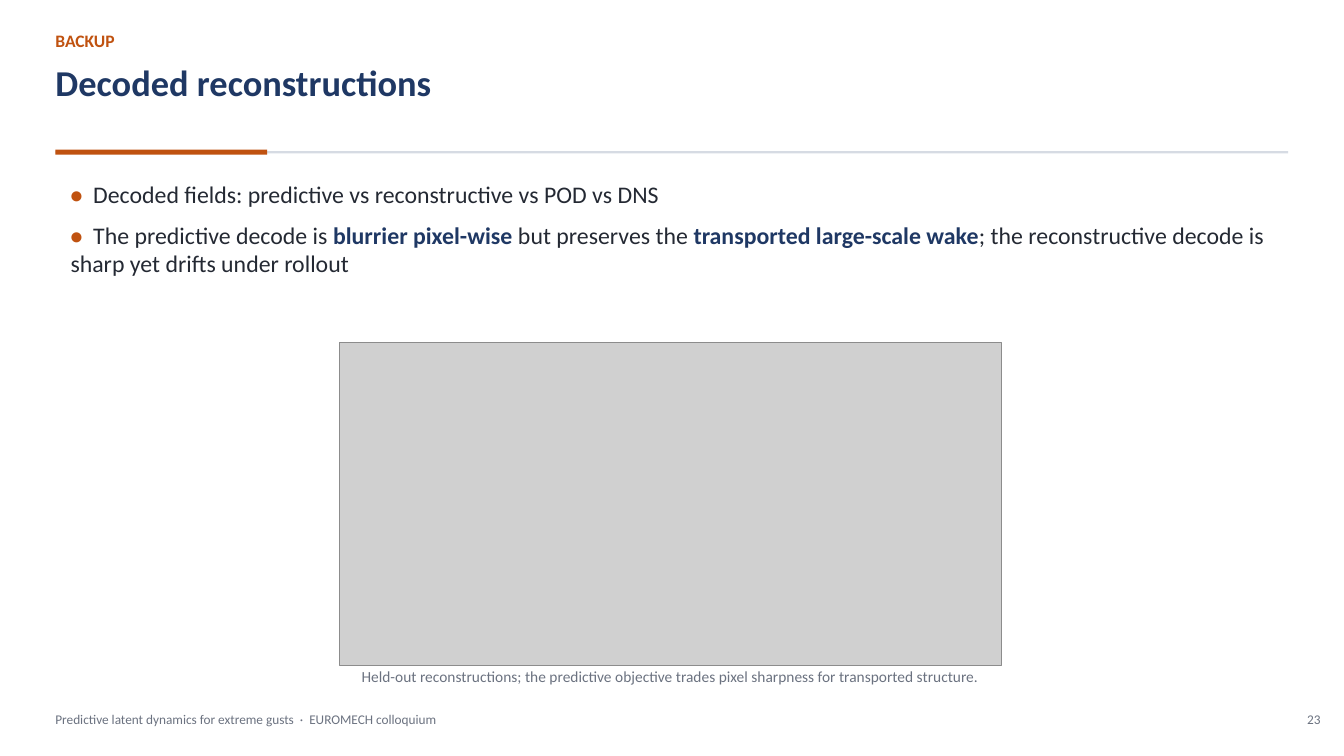
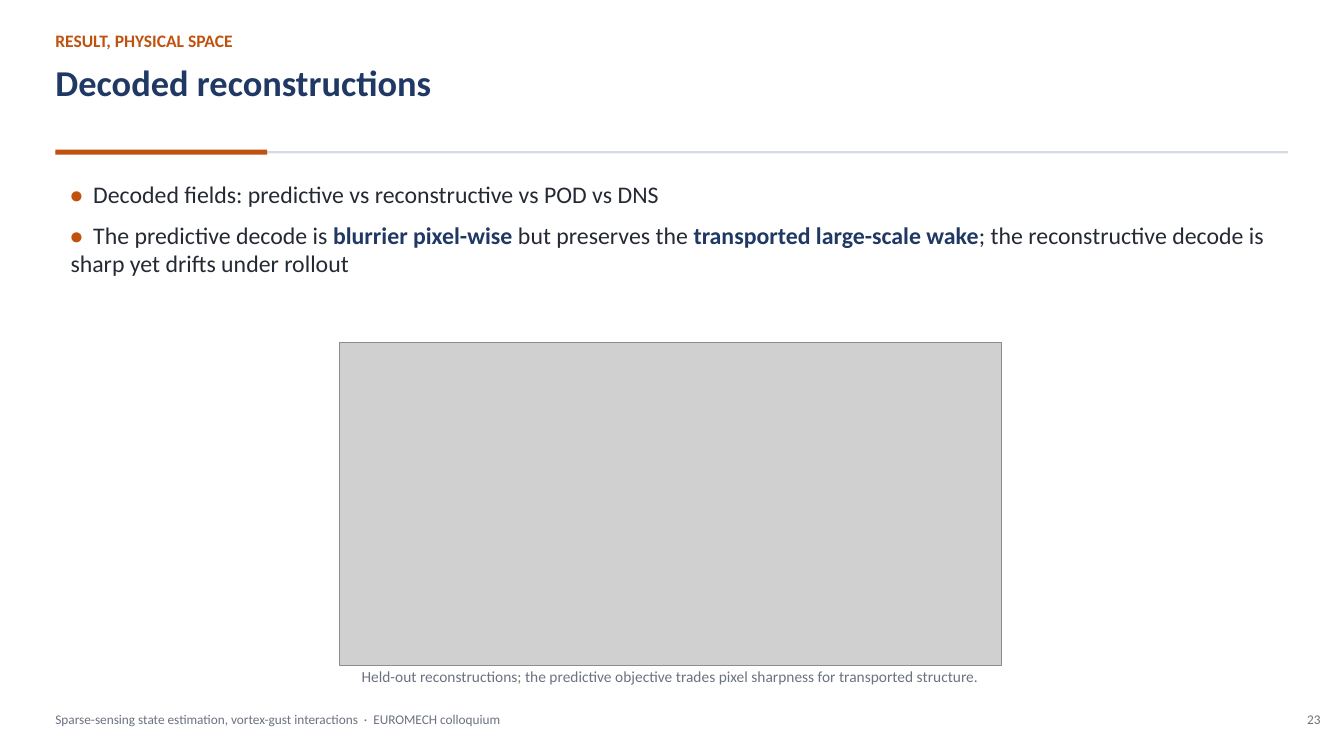
Before and after one commit to sanmi90/GUST-JEPA, a slide deck: slide 23 of paper/talk/euromech_gust_jepa.pptx. Drawn at 1344x756 pixels with LibreOffice and Linux fonts; fonts in the diff are those of the drawing; grey boxes stand for pictures. Boxes give left, top, right and bottom in pixels: in the first picture for what was removed or moved away, otherwise in the second. Text is boxed around its words. In the diff, an @@ line names an element or a change of style, - is before the commit and + after.

```diff
--- a/paper/talk/euromech_gust_jepa.pptx
+++ b/paper/talk/euromech_gust_jepa.pptx
@@ text at [55,35,233,49]: text changed @@
-BACKUP
+RESULT, PHYSICAL SPACE
@@ text at [55,715,500,726]: text changed @@
-Predictive latent dynamics for extreme gusts · EUROMECH colloquium
+Sparse-sensing state estimation, vortex-gust interactions · EUROMECH colloquium
```
Also in this commit, not shown: 27 other slides changed, 11 slides added, 1 slide removed, 25 other files.
